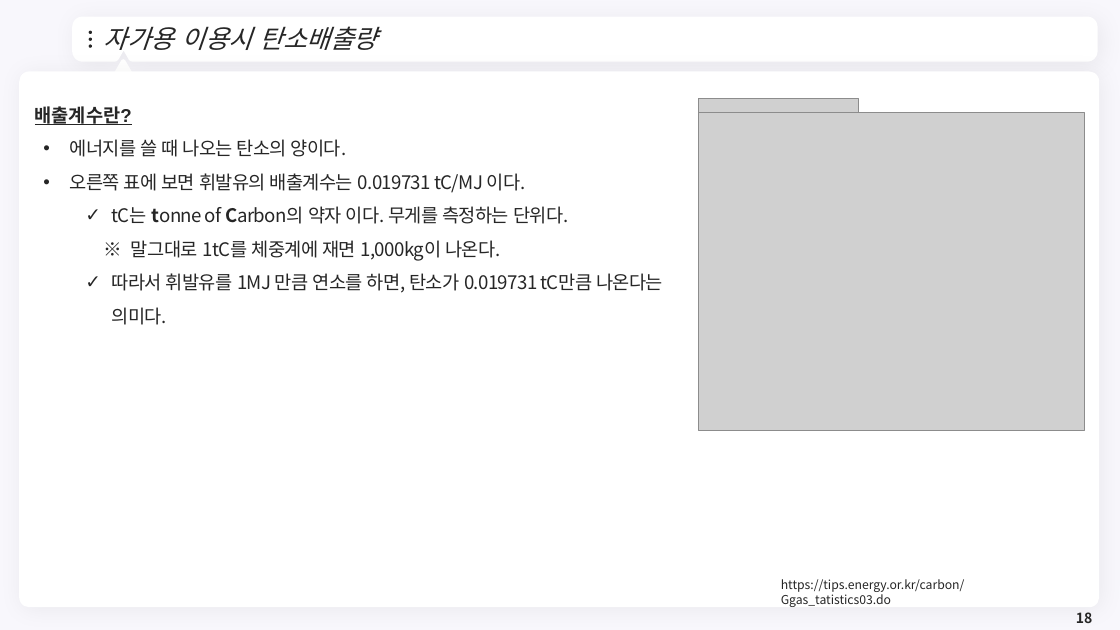
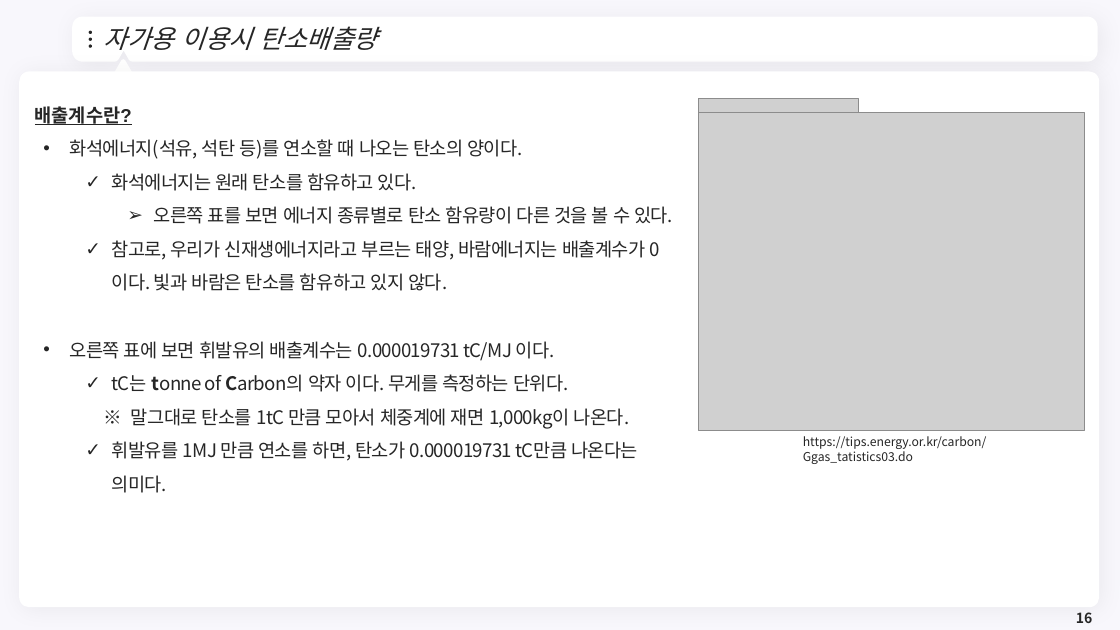
Before and after one commit to meandthey/Teaching, a slide deck: slide 16 of 생활속의 경제/01_Lectures/생활속의 경제_(에너지경제).pptx (slide 18 before the commit). Drawn at 1120x630 pixels with LibreOffice and Linux fonts; fonts in the diff are those of the drawing; grey boxes stand for pictures; background and template pictures are left out. Boxes give left, top, right and bottom in pixels: in the first picture for what was removed or moved away, otherwise in the second. Text is boxed around its words. In the diff, an @@ line names an element or a change of style, - is before the commit and + after.

```diff
--- a/생활속의 경제/01_Lectures/생활속의 경제_(에너지경제).pptx
+++ b/생활속의 경제/01_Lectures/생활속의 경제_(에너지경제).pptx
@@ text at (70, 139, 673, 361): text changed @@
-• 에너지를 쓸 때 나오는 탄소의 양이다.
-• 오른쪽 표에 보면 휘발유의 배출계수는 0.019731 tC/MJ 이다.
+• 화석에너지(석유, 석탄 등)를 연소할 때 나오는 탄소의 양이다.
+  ✓ 화석에너지는 원래 탄소를 함유하고 있다.
+    ➢ 오른쪽 표를 보면 에너지 종류별로 탄소 함유량이 다른 것을 볼 수 있다.
+  ✓ 참고로, 우리가 신재생에너지라고 부르는 태양, 바람에너지는 배출계수가 0이다. 빛과 바람은 탄소를 함유하고 있지 않다.
+• 오른쪽 표에 보면 휘발유의 배출계수는 0.000019731 tC/MJ 이다.
@@ text at (112, 408, 638, 493): text changed @@
-  ※ 말그대로 1tC를 체중계에 재면 1,000kg이 나온다.
-  ✓ 따라서 휘발유를 1MJ 만큼 연소를 하면, 탄소가 0.019731 tC만큼 나온다는 의미다.
+  ※ 말그대로 탄소를 1tC 만큼 모아서 체중계에 재면 1,000kg이 나온다.
+  ✓ 휘발유를 1MJ 만큼 연소를 하면, 탄소가 0.000019731 tC만큼 나온다는 의미다.
@@ text "https://tips.energy.or.kr/carbon/Ggas_tatistics03.do": place and size @@
-text "https://tips.energy.or.kr/carbon/Ggas_tatistics03.do" at (781, 579, 965, 607)
+text "https://tips.energy.or.kr/carbon/Ggas_tatistics03.do" at (803, 436, 987, 464)
```
Also in this commit, not shown: 11 other slides changed, 11 slides added, 5 slides removed, 1 other file.
